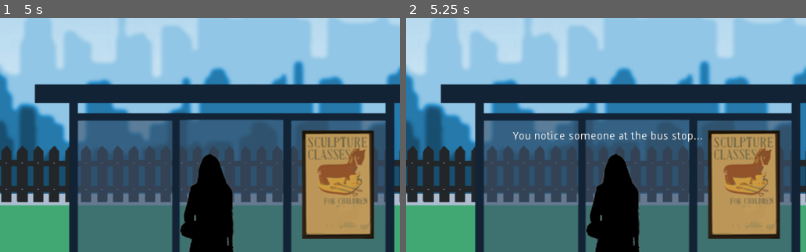
Above: before the commit, frames 1-2 (left to right).
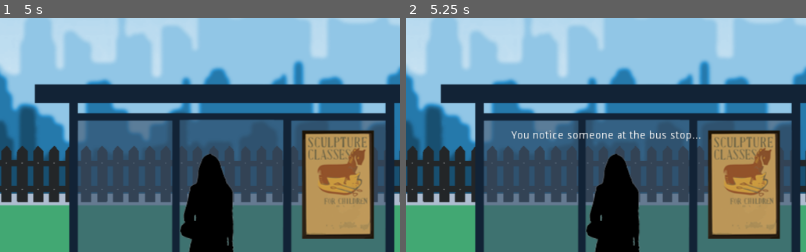
Above: after the commit, the same moments.

Repository: guyvanit/DurJam-TIRED
Game: Godot game, scene res://src/Outside/BusStop.tscn
The game is run twice, just before and just after one commit, with the same random seed, the same clock (stepped at 60 frames per second) and the same inputs. This scene is started directly instead of the project's main scene. Sound files missing from this copy of the repository are replaced by a short silence.
Inputs (mouse positions are % of the whole screen's width and height, from its top left):
- Up to frame 1 (5 s): tap Enter at 0.5, 2, 3.5 s; move the mouse to (72, 45) at 0.52 s; hold 1 0.53-1.28 s; click (72, 45) at 0.67 s; tap 2 at 0.8, 1.35, 2.3, 2.85, 3.8, 4.35 s; tap Space at 1.25, 2.75, 4.25 s; move the mouse to (30, 55) at 1.27 s; click (30, 55) at 1.42 s; tap 1 at 1.55, 3.05, 4.55 s; move the mouse to (60, 28) at 2.02 s; hold 1 2.03-2.78 s; click (60, 28) at 2.17 s; move the mouse to (45, 70) at 2.77 s; click (45, 70) at 2.92 s; move the mouse to (80, 65) at 3.52 s; hold 1 3.53-4.28 s; click (80, 65) at 3.67 s; move the mouse to (20, 35) at 4.27 s; click (20, 35) at 4.42 s
- Up to frame 2 (5.25 s): move the mouse to (55, 50) at 5.02 s; hold 1 from 5.03 s (still down); click (55, 50) at 5.17 s
The pictures show only the part of the screen within x 28-78%, y 8-58%; the shares and areas given below are measured in that part.

Frame 1 is identical in both runs. In frame 2, 1.0% of the frame differs, in the area x 26-74%, y 47-53%.

Commit message:
idk added logic to outside

Diff:
--- a/src/Outside/BusStop.gd
+++ b/src/Outside/BusStop.gd
@@ -1,14 +1,12 @@
 extends Node2D
+var audio_loop = true
+var music = load("res://assets/audios/music/William song 2.wav")
 
-var play_music = false
-var audio_loop = true
+func play_audio():
+	while audio_loop:
+		$OutsideAudio.play()
+		yield($OutsideAudio, "finished")
 
 func _ready():
-
-	var music = load("res://assets/audios/music/William song 2.wav")
-
-	while audio_loop:
-		if play_music:
-			$OutsideAudio.set_stream(music)
-		$OutsideAudio.play()
-		yield($OutsideAudio, "finished")
+	# $OutsideAudio.set_stream(music)
+	play_audio()
--- a/src/Outside/BusStop.tscn
+++ b/src/Outside/BusStop.tscn
@@ -19,10 +19,10 @@
 radius = 35.3208
 height = 203.376
 
-[node name="Bus Stop" type="Node2D"]
+[node name="BusStop" type="Node2D"]
 script = ExtResource( 8 )
 
-[node name="Scene" type="Sprite" parent="."]
+[node name="SceneSprite" type="Sprite" parent="."]
 position = Vector2( 512.512, 299.834 )
 texture = ExtResource( 2 )
 
@@ -57,12 +57,10 @@
 shape = SubResource( 2 )
 
 [node name="Label" type="Label" parent="Flower"]
-visible = false
 margin_left = -63.6218
 margin_top = -47.7617
 margin_right = 99.3782
 margin_bottom = -27.7617
-text = "You notice a pretty flower..."
 __meta__ = {
 "_edit_use_anchors_": false
 }
@@ -76,10 +74,10 @@
 shape = SubResource( 3 )
 
 [node name="Label" type="Label" parent="Person"]
-margin_left = -133.094
-margin_top = -127.044
-margin_right = -93.0941
-margin_bottom = -113.044
+margin_left = -134.842
+margin_top = -127.627
+margin_right = -94.842
+margin_bottom = -113.627
 align = 1
 valign = 1
 __meta__ = {
--- a/src/Outside/Button_Flower.gd
+++ b/src/Outside/Button_Flower.gd
@@ -1,25 +1,15 @@
 extends ClickButton
 
-var counter = 1
-var interaction = false
+var counter = 0
+var text = [ \
+		"You notice a pretty flower...", \
+		"Maybe you should take it...", \
+		"(Press e to take the flower)" \
+	]
 
 func on_click():
-	$Label.show()
-	print(counter)
-
-	# also replace this with array indexing later
-	if counter == 1:
-		$Label.text = "You notice a pretty flower..."
+	if counter < text.size():
+		$Label.text = text[counter]
 		counter += 1
-	elif counter == 2:
-		#$Label.text = "Press E if you wish to take it"
-		$Label.text = "Maybe you should take it..."
-		interaction = true
-
-	print(interaction)
-
-
-func _input(_event):
-	if Input.is_action_just_pressed('e') and interaction == true:
-			$Sprite.hide()
-			print('Hidden')
+	else:
+		$Label.hide()
--- a/src/Outside/Button_Person.gd
+++ b/src/Outside/Button_Person.gd
@@ -1,20 +1,35 @@
 extends ClickButton
 
-var counter = 1
+var counter = 0
+var text = [ \
+		"You notice someone at the bus stop...", \
+		"Should you try to talk to her..?", \
+		"(Press 1 to talk, 2 to otherwise)", \
+		"Girl: Who are you?? Go away!!", \
+		"You put in your headphones, pretending not to notice her..." \
+	]
 
 func on_click():
-	$Label.show()
-	print(counter)
-
-	if counter == 1:
-		$Label.text = "You notice someone at the bus stop..."
+	if counter <= 2:
+		$Label.text = text[counter]
 		counter += 1
-	elif counter == 2:
-		#$Label.text = "Do you wish to talk to them or listen to music? "
-		$Label.text = "Should you try to talk to her...?"
-		counter += 1
-	#elif counter == 3:
-		#$Label.text = "Press 1 or 2"
-		#counter += 1
+	elif counter < text.size():
+		pass
 	else:
 		$Label.hide()
+
+func _input(event):
+	if counter == 3:
+		if Input.is_key_pressed(KEY_1):
+			$Label.text = text[3]
+			counter = text.size()
+		if Input.is_key_pressed(KEY_2):
+			$Label.text = text[4]
+			counter = text.size()
+
+			# plays music audio instead
+			var audio = get_node("../OutsideAudio")
+			var scene = get_node("../../BusStop")
+			audio.set_stream(scene.music)
+			audio.stop()
+			scene.play_audio()
--- a/src/global_script.gd
+++ b/src/global_script.gd
@@ -3,6 +3,7 @@
 # global variables
 var bedroom_lights = false
 var audio_loop = false
+var has_flower = false
 
 # create audio node
 var audio = AudioStreamPlayer.new()
